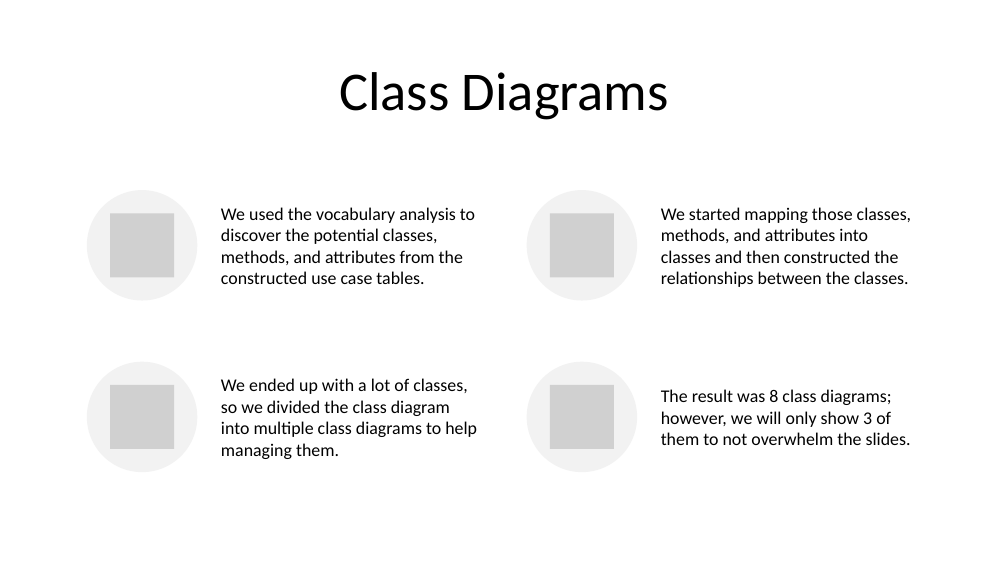
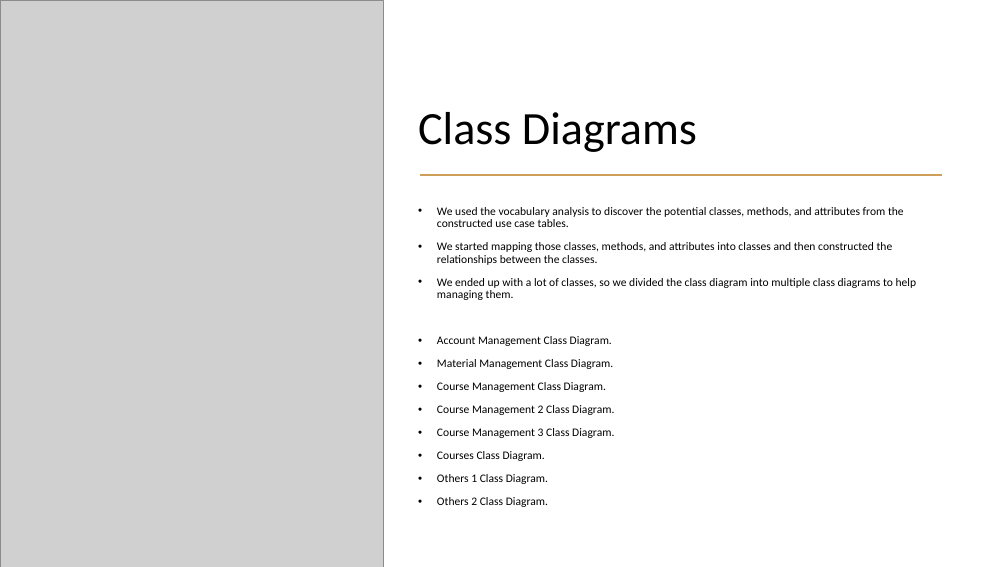
Before and after one commit to mounirsabry/Better_Ecom_GP, a slide deck: slide 18 of Discussions/Midyear_Discussion/presentation.pptx. Drawn at 1008x567 pixels with LibreOffice and Linux fonts; fonts in the diff are those of the drawing; grey boxes stand for pictures. Boxes give left, top, right and bottom in pixels: in the first picture for what was removed or moved away, otherwise in the second. Text is boxed around its words. In the diff, an @@ line names an element or a change of style, - is before the commit and + after.

```diff
--- a/Discussions/Midyear_Discussion/presentation.pptx
+++ b/Discussions/Midyear_Discussion/presentation.pptx
@@ picture added at (0, 0, 383, 567) @@
@@ title "Class Diagrams": place and size @@
-title "Class Diagrams" at (339, 72, 669, 120)
+title "Class Diagrams" at (418, 112, 697, 152)
@@ title "Class Diagrams" at (418, 112, 697, 152): size 52 to 44 pt; alignment centre to left; vertical alignment middle to bottom @@
@@ line added from (420, 175) to (942, 175), #CE9E5B 1.5 pt @@
@@ text added at (437, 207, 917, 507), 11 pt, text #000000 @@
+• We used the vocabulary analysis to discover the potential classes, methods, and attributes from the constructed use case tables.
+• We started mapping those classes, methods, and attributes into classes and then constructed the relationships between the classes.
+• We ended up with a lot of classes, so we divided the class diagram into multiple class diagrams to help managing them.
+• Account Management Class Diagram.
+• Material Management Class Diagram.
+• Course Management Class Diagram.
+• Course Management 2 Class Diagram.
+• Course Management 3 Class Diagram.
+• Courses Class Diagram.
+• Others 1 Class Diagram.
+• Others 2 Class Diagram.
@@ group removed at (87, 190, 911, 472): 4 ellipses, 4 pictures, 4 texts @@
-We used the vocabulary analysis to discover the potential classes, methods, and attributes from the constructed use case tables.
-We started mapping those classes, methods, and attributes into classes and then constructed the relationships between the classes.
-We ended up with a lot of classes, so we divided the class diagram into multiple class diagrams to help managing them.
-The result was 8 class diagrams; however, we will only show 3 of them to not overwhelm the slides.
```
Also in this commit, not shown: 9 other slides changed, 3 slides added, 2 slides removed, 2 other files.
